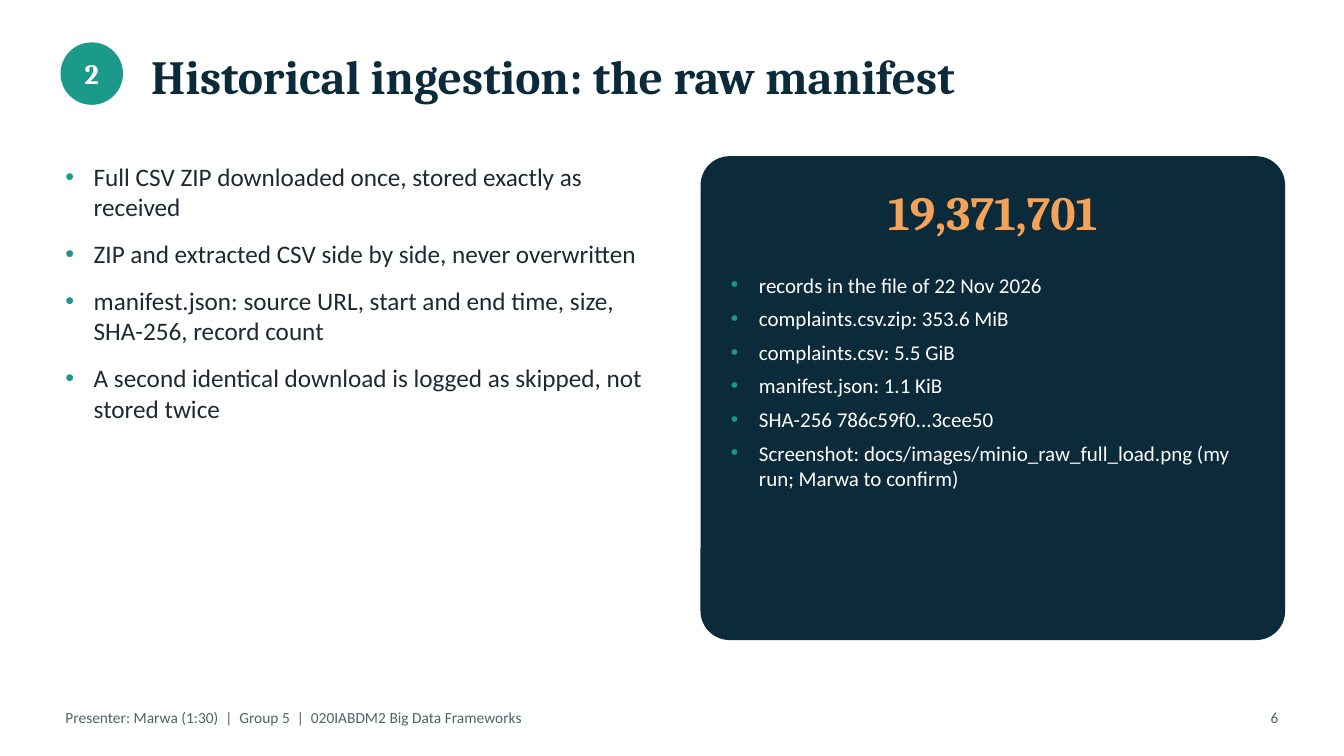
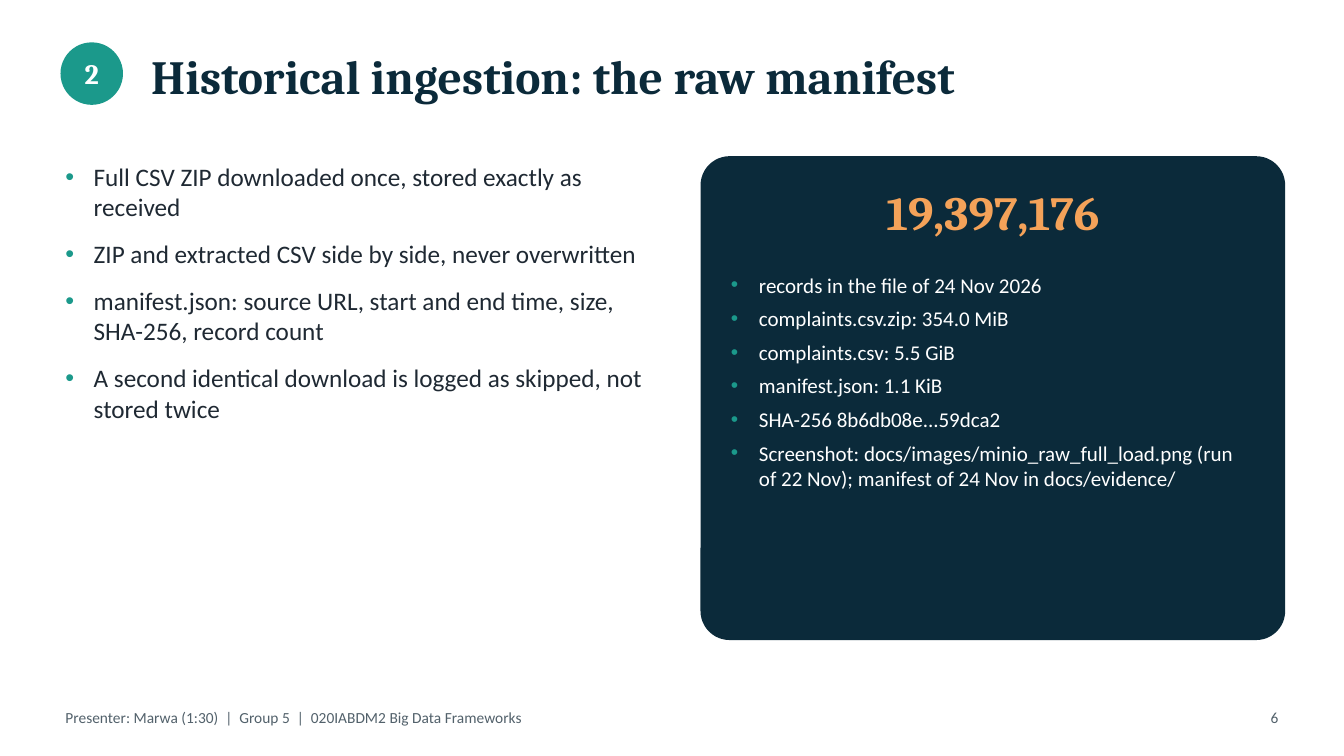
Before and after one commit to Joseph-Nasr-USJ/cfpb-money-transfers-platform, a slide deck: slide 6 of docs/presentation/slides_draft.pptx. Drawn at 1344x756 pixels with LibreOffice and Linux fonts; fonts in the diff are those of the drawing. Boxes give left, top, right and bottom in pixels: in the first picture for what was removed or moved away, otherwise in the second. Text is boxed around its words. In the diff, an @@ line names an element or a change of style, - is before the commit and + after.

```diff
--- a/docs/presentation/slides_draft.pptx
+++ b/docs/presentation/slides_draft.pptx
@@ text at [886, 197, 1099, 237]: text changed @@
-19,371,701
+19,397,176
@@ text at [759, 278, 1042, 330]: text changed @@
-• records in the file of 22 Nov 2026
-• complaints.csv.zip: 353.6 MiB
+• records in the file of 24 Nov 2026
+• complaints.csv.zip: 354.0 MiB
@@ text at [759, 412, 1233, 489]: text changed @@
-• SHA-256 786c59f0...3cee50
-• Screenshot: docs/images/minio_raw_full_load.png (my run; Marwa to confirm)
+• SHA-256 8b6db08e...59dca2
+• Screenshot: docs/images/minio_raw_full_load.png (run of 22 Nov); manifest of 24 Nov in docs/evidence/
```
Also in this commit, not shown: 3 other slides changed, 12 other files.
